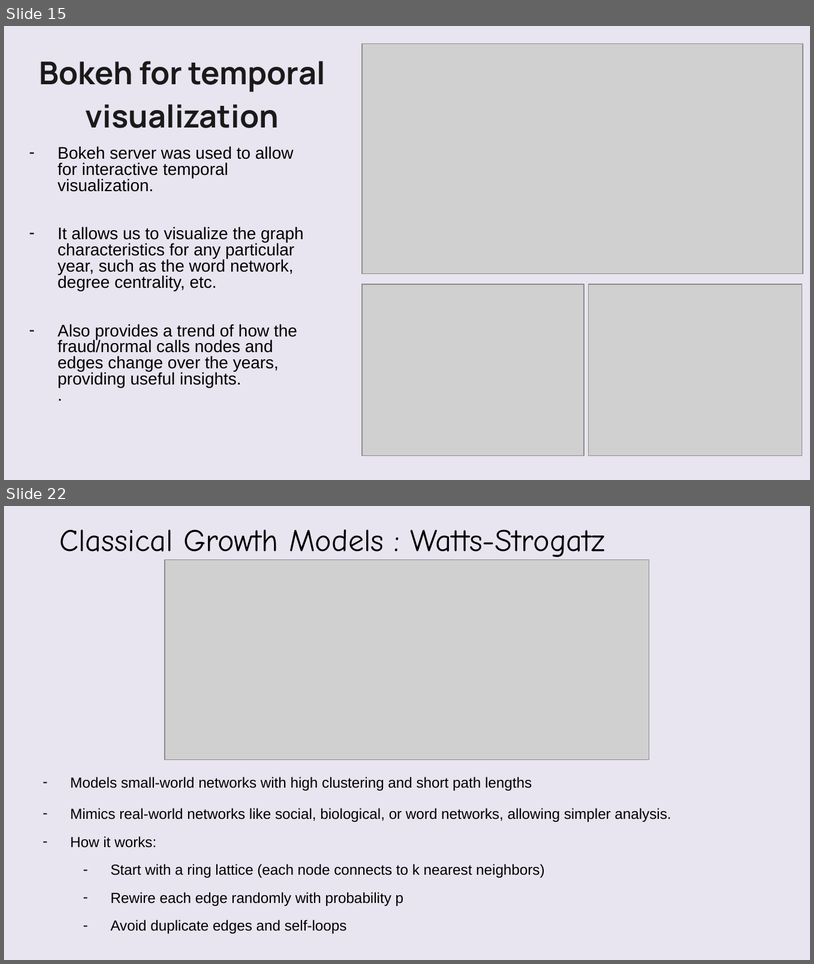
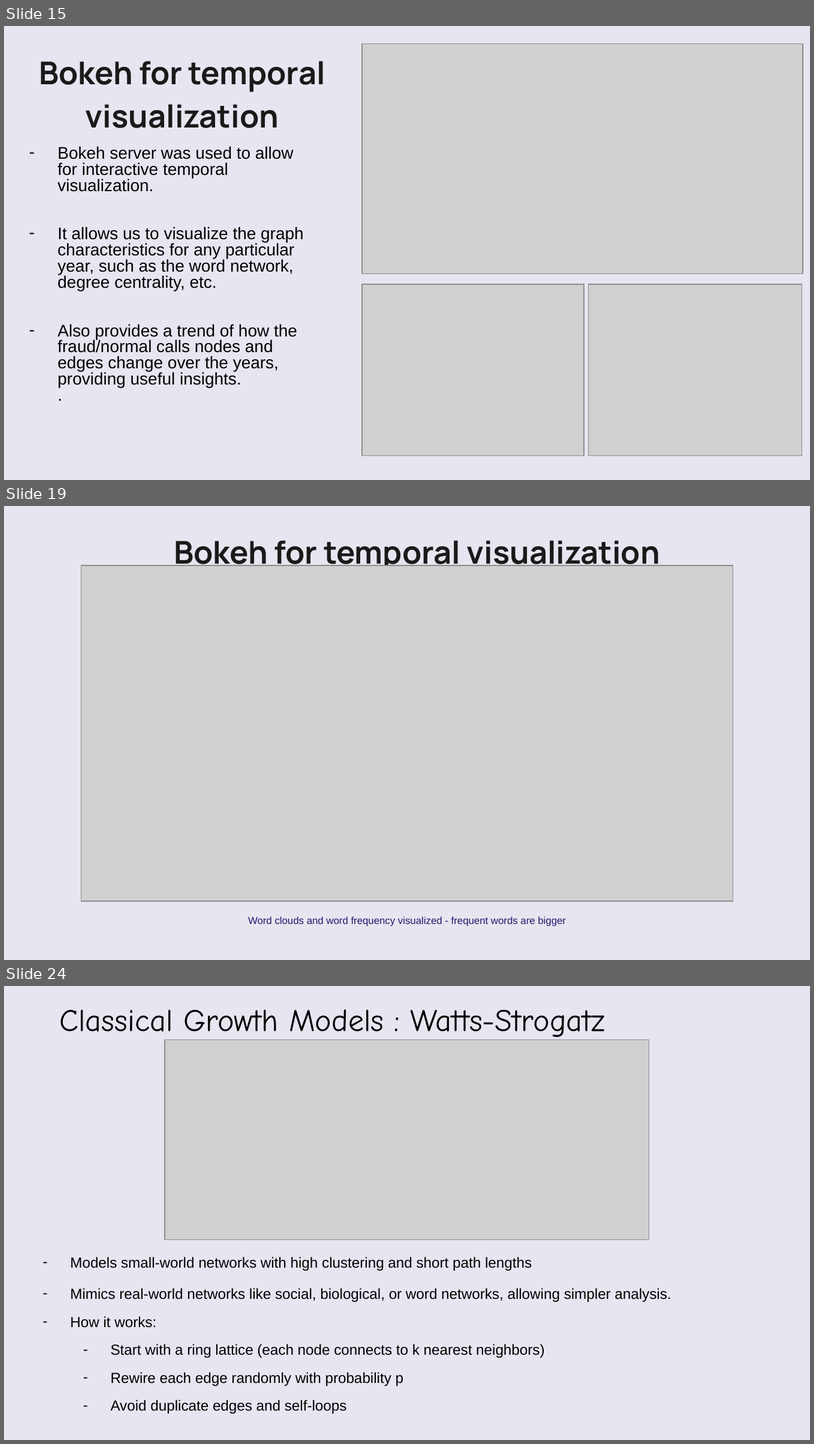
Before and after one commit to VatsalBhuva11/hoax-call-temporal-analysis, a slide deck: Group_16_SNA.pptx. Shown one above the other, each under a label of ours: slides 15 and 22 before the commit, slides 15, 19 and 24 after it; the slides between them are not shown. The pictures are 814x964 and 814x1444 pixels, drawn with LibreOffice and Linux fonts; fonts in the diff are those of the drawing; grey boxes stand for pictures; background and template pictures are left out. Boxes give left, top, right and bottom in pixels: in the first picture for what was removed or moved away, otherwise in the second. Text is boxed around its words. In the diff, an @@ line names an element or a change of style, - is before the commit and + after.

```diff
--- a/Group_16_SNA.pptx
+++ b/Group_16_SNA.pptx
@@ slide 19 added at [4, 506, 810, 960], background picture (left out) @@
@@ freeform shape added at [4, 506, 810, 960], fill #FAFAFA at 75% opacity @@
@@ text added at [174, 540, 660, 566], 28 pt, text #1A1A1A, bold @@
+Bokeh for temporal visualization
@@ picture added at [81, 565, 734, 901] @@
@@ text added at [248, 916, 566, 926], 9 pt, text #231870 @@
+Word clouds and word frequency visualized - frequent words are bigger
@@ what was slide 22 is now slide 24 @@
```
Also in this commit, not shown: 4 slides changed, 3 other slides added, 2 slides removed, 2 other files.
